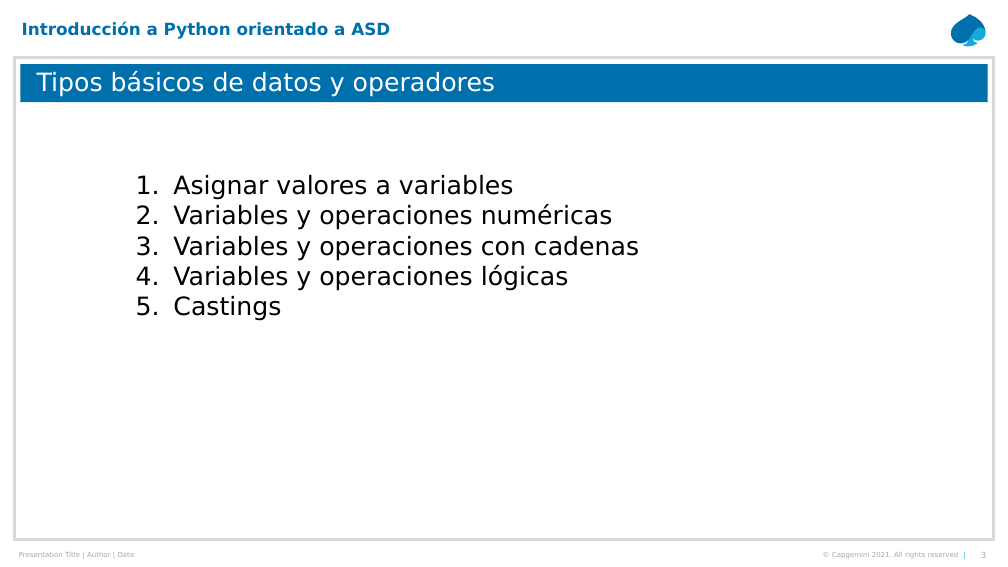
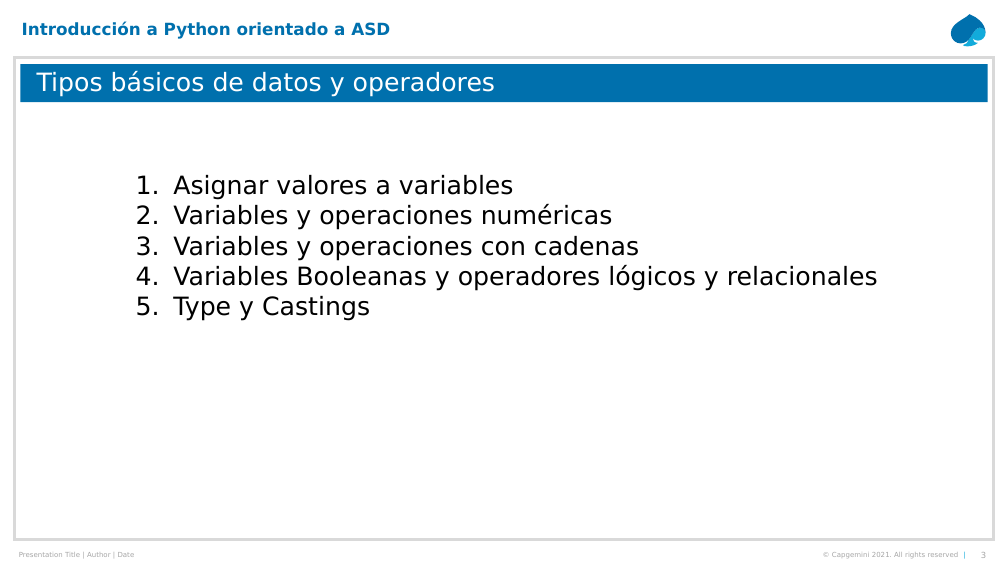
Before and after one commit to jacandau/introduccion-python, a slide deck: slide 3 of presentaciones/02-TiposBasicosSintaxisFunciones.pptx. Drawn at 1008x567 pixels with LibreOffice and Linux fonts; fonts in the diff are those of the drawing. Boxes give left, top, right and bottom in pixels: in the first picture for what was removed or moved away, otherwise in the second. Text is boxed around its words. In the diff, an @@ line names an element or a change of style, - is before the commit and + after.

```diff
--- a/presentaciones/02-TiposBasicosSintaxisFunciones.pptx
+++ b/presentaciones/02-TiposBasicosSintaxisFunciones.pptx
@@ text at (173,265,878,321): text changed @@
-  4. Variables y operaciones lógicas
-  5. Castings
+  4. Variables Booleanas y operadores lógicos y relacionales
+  5. Type y Castings
```
Also in this commit, not shown: 1 other file.
